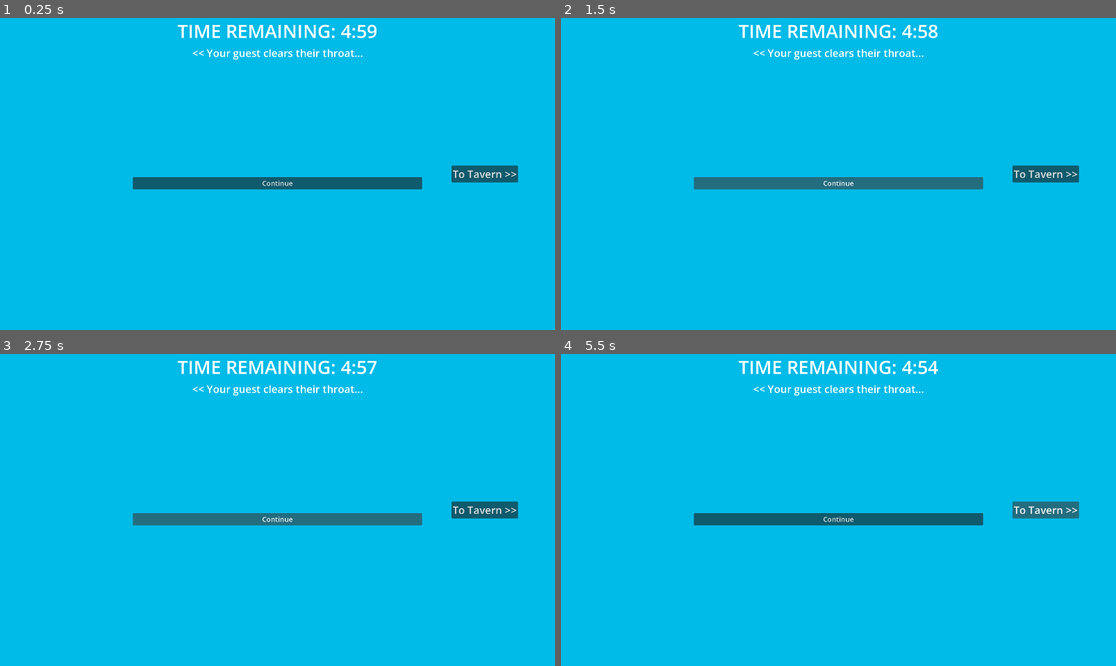
Above: before the commit, frames 1-4 (two rows, left to right).
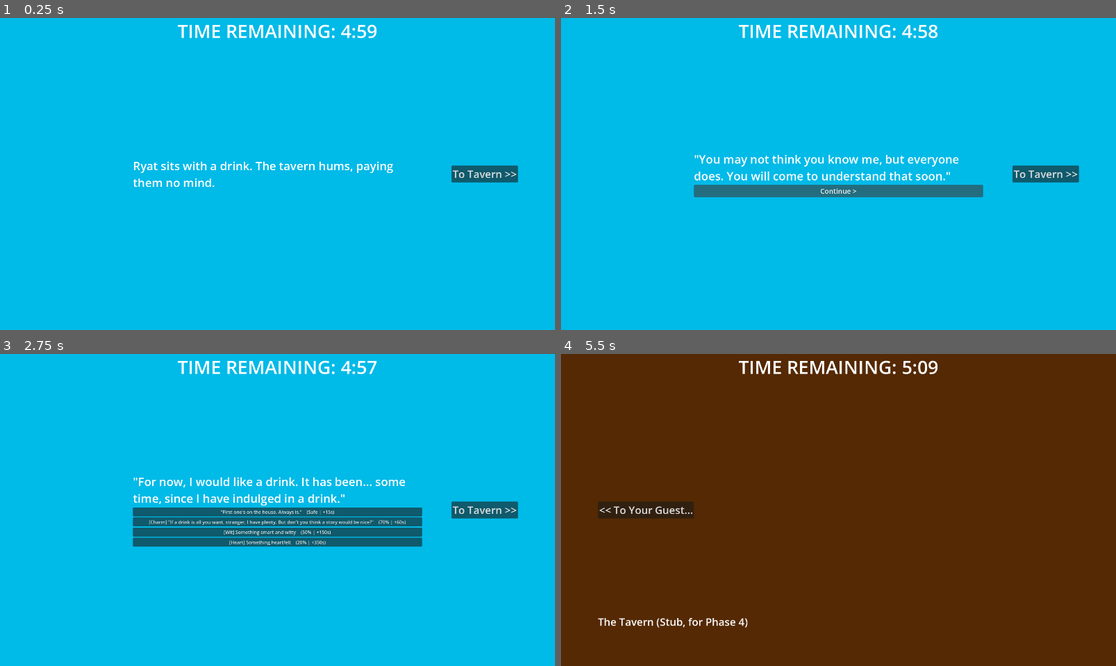
Above: after the commit, the same moments.

Repository: CMBadiuk/GMTK-26
Game: Godot game, scene res://scenes/main_scene.tscn
The game is run twice, just before and just after one commit, with the same random seed, the same clock (stepped at 60 frames per second) and the same inputs.
Inputs (mouse positions are in pixels of both pictures, inside the frame that each line leads up to):
- Up to frame 1 (0.25 s): no input
- Up to frame 2 (1.5 s): click (838, 183) at 0.5 s, where only the run before the commit has a clickable "Continue"; click "Continue" (after the commit: "Continue >") at 1.25 s
- Up to frame 3 (2.75 s): click "Continue" (after the commit: "Continue >") at 2 s
- Up to frame 4 (5.5 s): click (838, 513) at 2.75 s, where only the run after the commit has a clickable "'First one's on the house. Al…"; click "Continue" (after the commit: ">") at 3.5 s; click "Continue" (after the commit: "Finish") at 4.25 s; click "To Tavern >>" at 5 s

The runs differ from the first frame. In frame 1, 2.9% of the frame differs, in the area x 23-77%, y 10-56%; in frame 2, 3.9%; in frame 3, 5.9%; in frame 4, 100%, in the area x 0-100%, y 0-100%.
Error before the commit: Parse Error: Value of type "Array[String]" cannot be assigned to a variable of type "String". (res://scripts/dialogue_panel.gd:104)

Commit message:
Phase 3 Complete - Bugs Fixed

Diff:
--- a/scripts/dialogue_panel.gd
+++ b/scripts/dialogue_panel.gd
@@ -75,7 +75,11 @@
 			_block_i += 1
 			_show_current_block()
 		SHOWING_RESULT:
-			_finish_section()
+			_result_i += 1
+			if _result_i >= _result_blocks.size():
+				_finish_section()
+			else:
+				_show_result_block()
 
 func _reveal_responses() -> void:
 	_clear_responses()
@@ -101,7 +105,7 @@
 		GameState.add_time(res.time_reward)
 		if res.regret_delta != 0.0:
 			GameState.bump_stat("regret", res.regret_delta)
-	_ryat_text.text = res.success_blocks if success else res.fail_blocks
+	_result_blocks = res.success_blocks if success else res.fail_blocks
 	_result_i = 0
 	_state = SHOWING_RESULT
 	_show_result_block()
@@ -115,7 +119,7 @@
 	_continue.show()
 
 # Math for ability checks
-func _roll_check(res: DialogueResponse) -> float:
+func _roll_check(res: DialogueResponse) -> bool:
 	if res.stat == "":
 		return true
 	var roll := randi_range(1, 20) + int(GameState.stats[res.stat])
